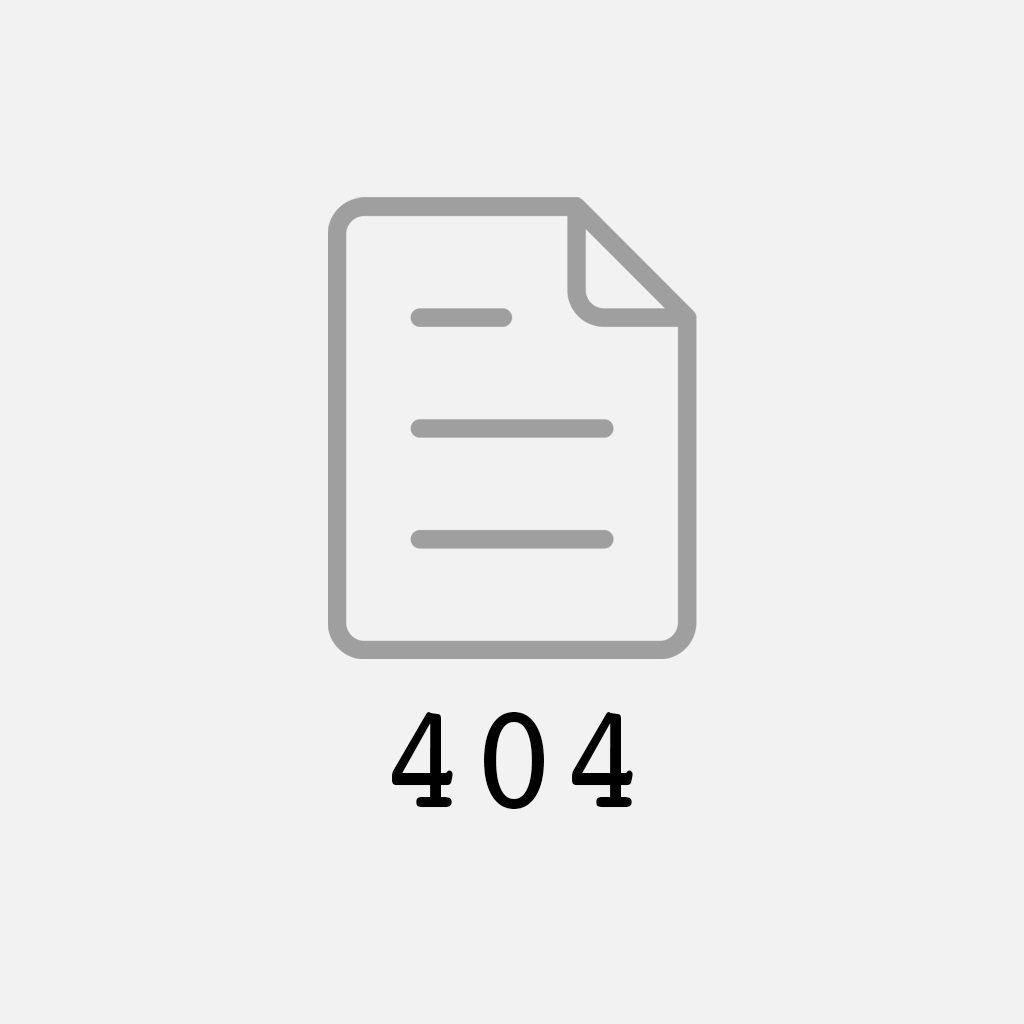
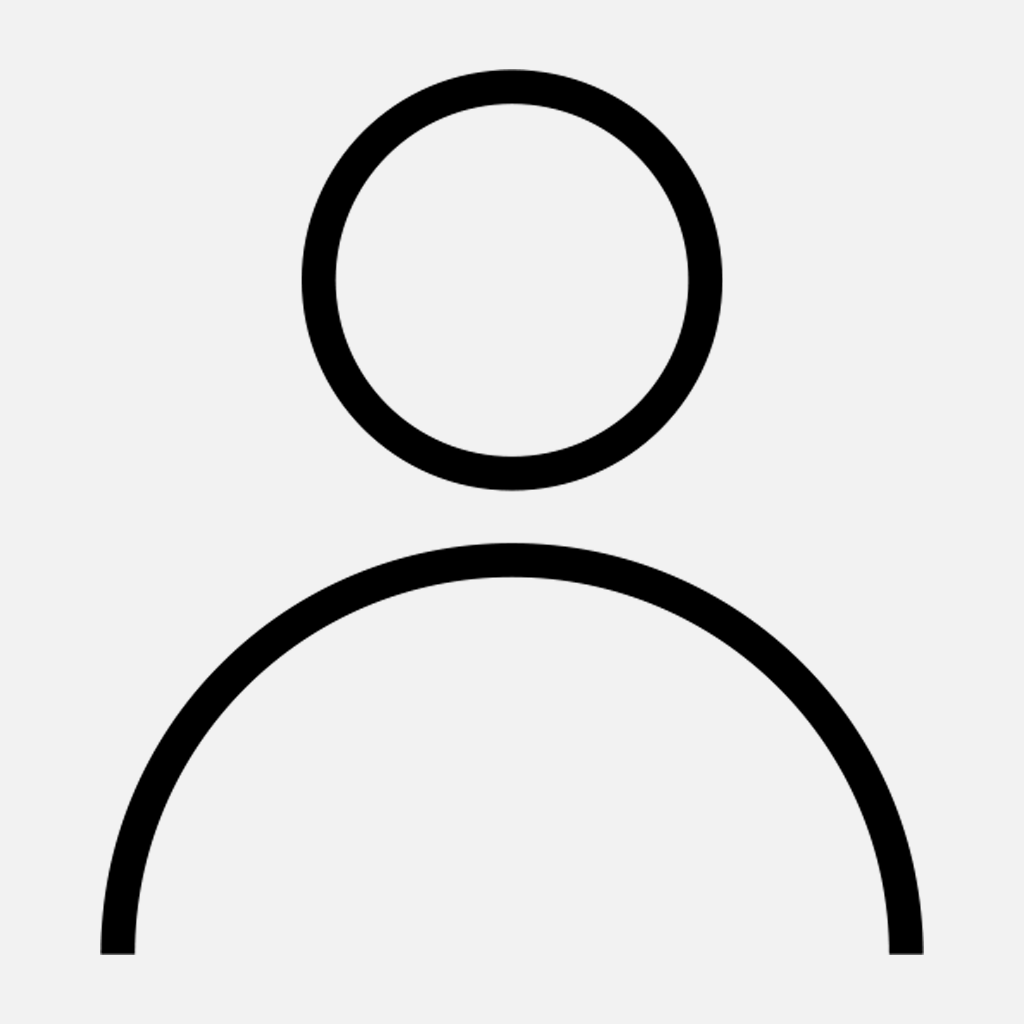
Comparing the layer stacks of the two w=1024, h=1024 images. Changes:
added layer "Layer 3" above "404" over [100, 69, 924, 955]
hid "404" over [392, 712, 633, 809]
hid "file" over [328, 197, 697, 659]
